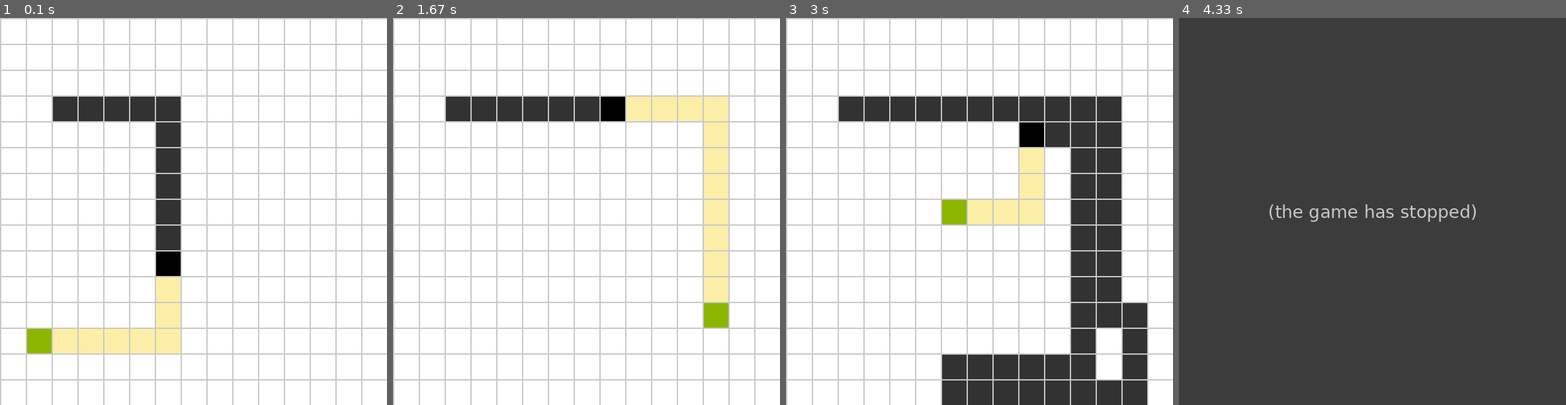
Above: before the commit, frames 1-4 (left to right).
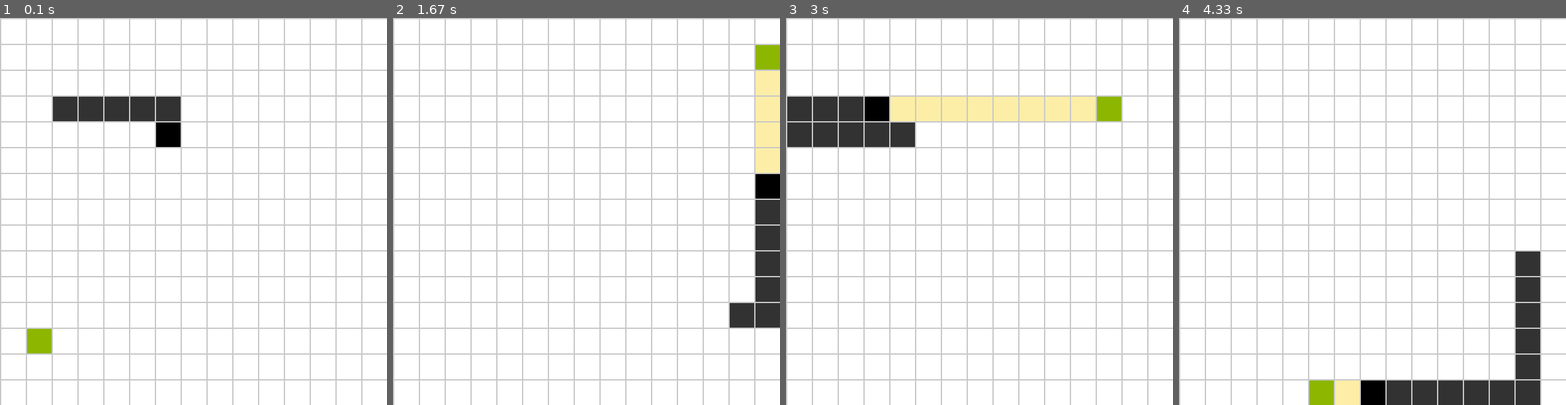
Above: after the commit, the same moments.

Repository: darioWorknet/PyGame-PathFinding-SnakeGame
Game: pygame game, started from snake_auto.py
Same seed, same stepped clock (60 frames per second), same inputs: the game is played once before the commit and once after it.
Inputs:
- Up to frame 1 (0.1 s): no input
- Up to frame 2 (1.67 s): no input
- Up to frame 3 (3 s): no input
- Up to frame 4 (4.33 s): no input

The runs differ from the first frame. In frame 1, 5.2% of the frame differs, in the area x 13-47%, y 27-87%; in frame 2, 12%; in frame 3, 24%; in frame 4, 96%, in the area x 0-100%, y 0-100%.
Before the commit the program exited at 3.83 s; later frames show no game.

Commit message:
Bugs fixed
Some bugs related with cleaning the code, have been fixed

Diff:
--- a/plot_data.py
+++ b/plot_data.py
@@ -10,6 +10,8 @@
 df = pd.read_csv(os.path.join(main_path, file_name))
 
 # PLOT DATAFRAME
-plt.figure(figsize=(16,8))
+plt.figure(figsize=(10,6))
 plt.hist(df, bins=30)
+plt.xlabel('Score')
+plt.ylabel('Frecuency')
 plt.show()
--- a/snake_auto.py
+++ b/snake_auto.py
@@ -103,16 +103,27 @@
 
 def move_snake(blocks, snake, dir):
     x_dir, y_dir = get_dir(dir)
+    # If snake doesn't want to turn backwards
     if valid_dir(snake, x_dir, y_dir):
-        snake[0].convert_to('body')
-        snake[-1].convert_to('blank')
         x, y = snake[0].get_index()
         x_index, y_index = x + x_dir, y + y_dir
-        if x_index >= ROWS or y_index >= ROWS:
-            return
         new_head = blocks[y_index][x_index]
-        new_head.convert_to('head')
-        snake.insert(0, new_head)
+        # If out of bounds
+        if x_index >= ROWS or y_index >= ROWS or x_index < 0 or y_index < 0:
+            game_over = True
+            return game_over
+        # If clash with body
+        elif new_head.kind == 'body':
+            game_over = True
+            return game_over
+        else:
+            snake[0].convert_to('body')
+            tail = snake.pop()
+            tail.convert_to('blank')
+            new_head.convert_to('head')
+            snake.insert(0, new_head)
+            game_over = False
+            return game_over
 
 
 def move_through_path(blocks, snake, path):
@@ -120,27 +131,29 @@
     x1, y1 = snake[0].get_index()
     x2, y2 = reference.get_index()
     if y1-y2 == 1: # UP
-        move_snake(blocks, snake, 0)
+        return move_snake(blocks, snake, 0)
     elif y1-y2 == -1: # DOWN
-        move_snake(blocks, snake, 1)
+        return move_snake(blocks, snake, 1)
     elif x1-x2 == -1: # RIGHT
-        move_snake(blocks, snake, 2)
+        return move_snake(blocks, snake, 2)
     elif x1-x2 == 1: # LEFT
-        move_snake(blocks, snake, 3)
+        return move_snake(blocks, snake, 3)
 
 
 def move_random(blocks, snake):
     neighs = snake[0].get_neighbours(blocks)
     neighs = [x for x in neighs if x.kind == 'blank' or x.kind == 'path']
     if len(neighs) > 0:
-        move_through_path(blocks, snake, neighs)
+        random.shuffle(neighs)
+        game_over = move_through_path(blocks, snake, neighs)
+        return game_over
     else:
         while True:
             dir = random.randint(0,3)
             x_dir, y_dir = get_dir(dir)
             if valid_dir(snake, x_dir, y_dir):
-                move_snake(blocks, snake, dir)
-                return
+                game_over = move_snake(blocks, snake, dir)
+                return game_over
 
 # SET ACCUMULATED COST TO ZERO AND UPDATE HEURISTICS FOR EACH BLOCK
 def update_costs(blocks, end):
@@ -178,6 +191,7 @@
         if current == end:
             solved = True
             path = get_path(current, start)
+            # COLORIZE PATH
             color_path = [x for x in path if x.kind == 'blank']
             for i in color_path:
                 i.convert_to('path')
@@ -244,14 +258,6 @@
         pygame.draw.line(win, color, (0 ,y), (WIDTH, y), 2)
 
 
-def check_game_over(blocks, snake):
-    for body in snake[1:]:
-        # If head hits body
-        if body == snake[0]:
-            return True
-    return False
-
-
 def print_text(win, msg, height_pos, font_size):
     font = pygame.font.Font('freesansbold.ttf', font_size)
     text = font.render(msg, False, (255, 100, 255))
@@ -315,8 +321,9 @@
     color_path = []
     scores = []
 
+    game_slow = True # Activate some time.sleep() functions
     game_count = 0
-    game_limit = 2 # How many games?
+    game_limit = 2 # How many games do you want to be played?
 
     while run:
         # EXIT LISTENER
@@ -325,34 +332,40 @@
                 pygame.quit()
                 exit()
 
-        # DRAW BOARD
-        draw_blocks(WIN, blocks)
-        draw_grid(WIN, ROWS, SIZE, GRID_COLOR)
-
-        # MOVE AUTO
-        clean_path(path)
-        tail = snake[-1]
-
         if not game_over:
+
+            # MOVE SNAKE AND CHECK IF GAME IS OVER
+            clean_path(path) # Delete old path, new one is to be created
+            tail = snake[-1]
+            path = find_path (blocks, snake[0], food)
+            if path: # if path has been found
+                game_over = move_through_path(blocks, snake, path)
+            else:
+                game_over = move_random(blocks, snake)
+
+            # IF FOOD EATEN
             if food == snake[0]:
+                # SNAKE GROWS
                 tail.convert_to('body')
                 snake.append(tail)
                 food = create_food(blocks, snake)
+
+            # DRAW BOARD
+            draw_blocks(WIN, blocks)
+            draw_grid(WIN, ROWS, SIZE, GRID_COLOR)
+
+            # UPDATE SCREEN
             pygame.display.update()
-            path = find_path (blocks, snake[0], food)
-            if path:
-                move_through_path(blocks, snake, path)
-            else:
-                move_random(blocks, snake)
-
-        game_over = check_game_over(blocks, snake)
+
 
         if game_over:
-            # time.sleep(0.5)
+            if game_slow: # TO SHOW HOW THE SNAKE HAS DIED
+                time.sleep(0.5)
             score = len(snake)
             show_game_over(WIN, score)
             pygame.display.update()
-            # time.sleep(1)
+            if game_slow: # TO SHOW RESULT
+                time.sleep(1)
             restart = True
             if restart:
                 game_count += 1
@@ -363,13 +376,14 @@
                 food = create_food(blocks, snake)
                 game_over = False
                 scores.append(score)
-                # EXIT GAME, WHEN DESIRED GAMES HAVE BEEN PLAYED
+                # EXIT GAME, WHEN STATED AMMOUNT OF GAMES HAVE BEEN PLAYED
                 if game_count > game_limit - 1:
                     run = False
 
             pygame.display.update()
 
-        # time.sleep(0.05)
+        if game_slow:
+            time.sleep(0.05)
         pygame.display.update()
 
     # CREATE CSV & STORE SCORES
